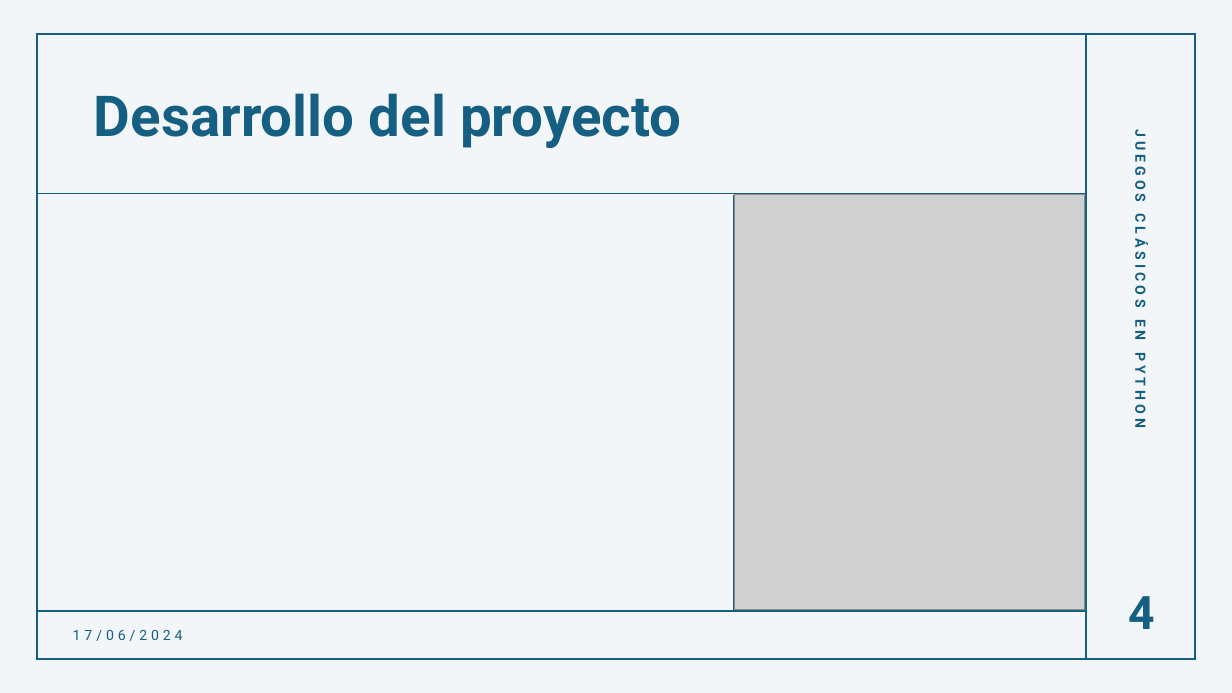
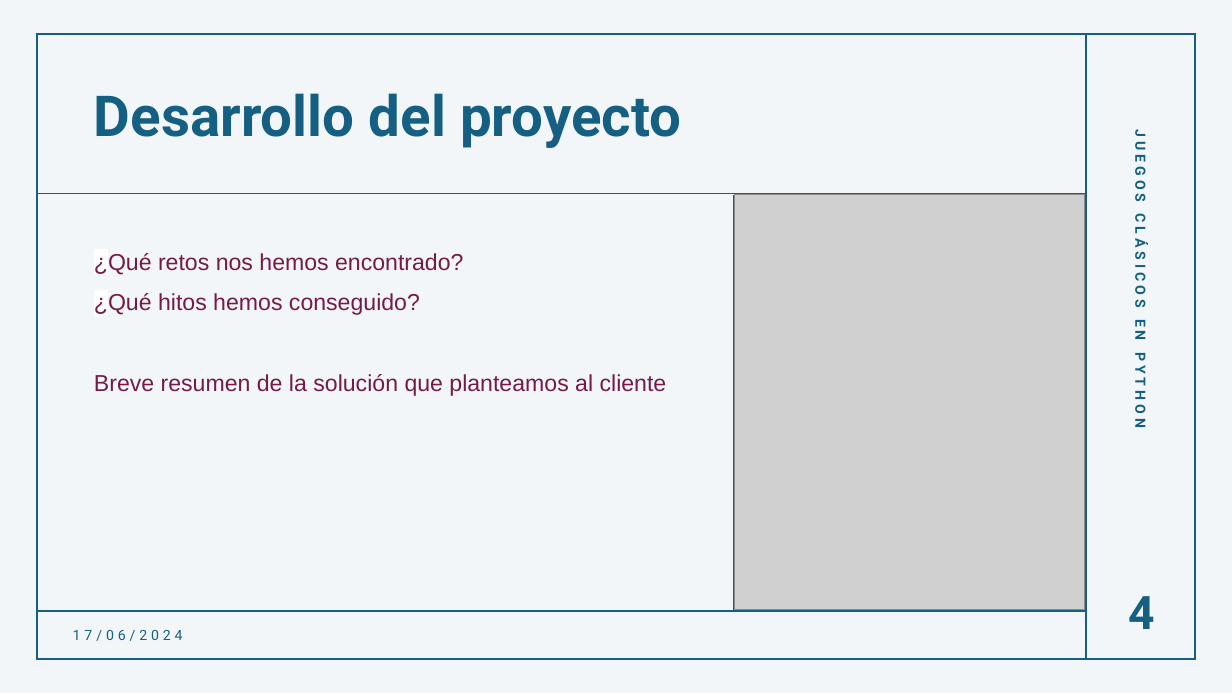
Before and after one commit to MaPitelli/proyecto-da-promo-i-modulo-1-team-2, a slide deck: slide 5 of Demo_2 Scrum.pptx (slide 8 before the commit). Drawn at 1232x693 pixels with LibreOffice and Linux fonts; fonts in the diff are those of the drawing; grey boxes stand for pictures. Boxes give left, top, right and bottom in pixels: in the first picture for what was removed or moved away, otherwise in the second. Text is boxed around its words. In the diff, an @@ line names an element or a change of style, - is before the commit and + after.

```diff
--- a/Demo_2 Scrum.pptx
+++ b/Demo_2 Scrum.pptx
@@ text added at [94,253,667,396], 18 pt, text #741B47 @@
+¿Qué retos nos hemos encontrado?
+¿Qué hitos hemos conseguido?
+Breve resumen de la solución que planteamos al cliente
```
Also in this commit, not shown: 5 other slides changed.
